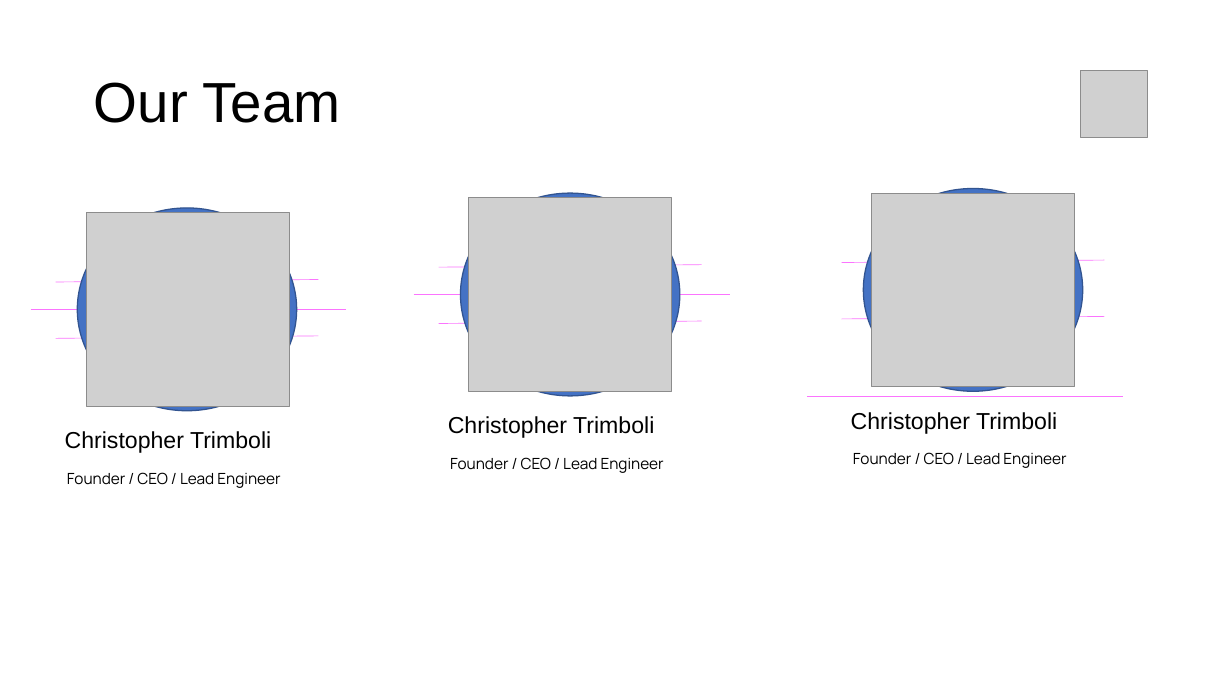
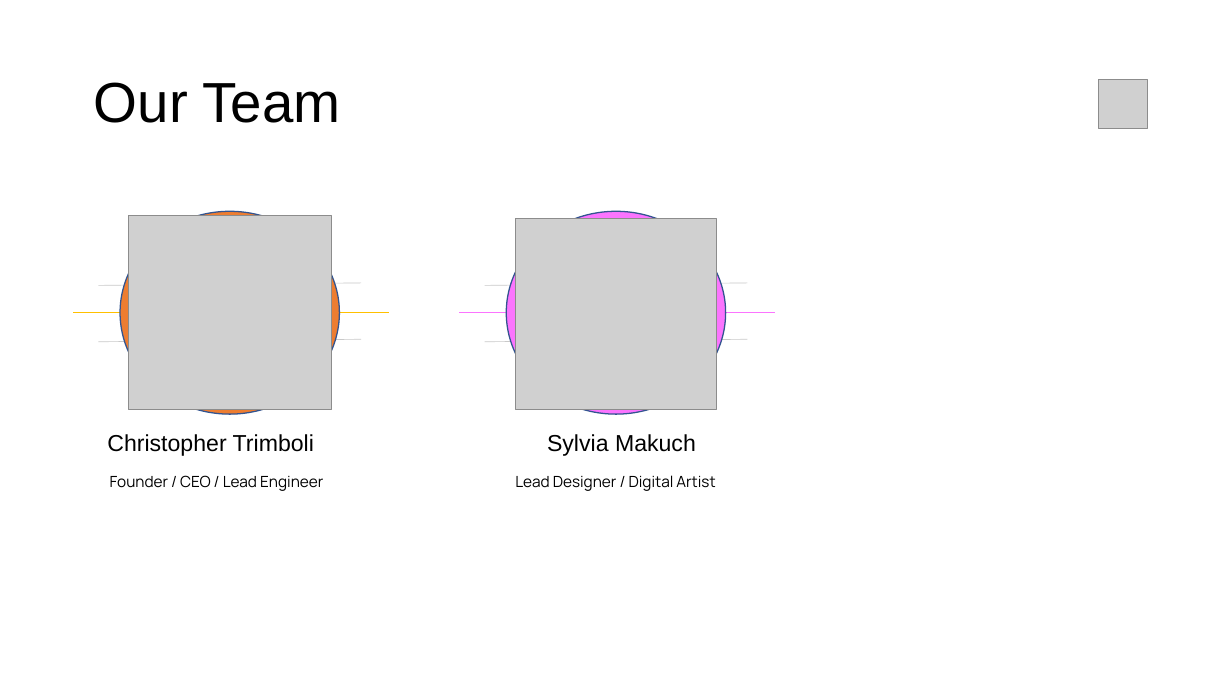
Before and after one commit to own-me/nude-pitch, a slide deck: slide 6 of own-me-pitch.pptx. Drawn at 1232x693 pixels with LibreOffice and Linux fonts; fonts in the diff are those of the drawing; grey boxes stand for pictures. Boxes give left, top, right and bottom in pixels: in the first picture for what was removed or moved away, otherwise in the second. Text is boxed around its words. In the diff, an @@ line names an element or a change of style, - is before the commit and + after.

```diff
--- a/own-me-pitch.pptx
+++ b/own-me-pitch.pptx
@@ picture: place and size @@
-picture at box(1081, 70, 1148, 137)
+picture at box(1099, 79, 1148, 128)
@@ ellipse removed at box(78, 208, 297, 410) @@
@@ ellipse removed at box(863, 189, 1082, 391) @@
@@ picture removed at box(872, 193, 1075, 387) @@
@@ picture removed at box(87, 213, 290, 407) @@
@@ ellipse at box(120, 212, 339, 414): fill #4472C4 to #ED7D31 @@
@@ ellipse added at box(506, 212, 726, 414), fill #FB74FE, outline #325491 1 pt @@
@@ picture added at box(516, 219, 716, 410) @@
@@ line removed from (842, 262) to (1104, 260) @@
@@ line removed from (55, 282) to (319, 280) @@
@@ line (98, 286) - (361, 283): stroke #FB74FE 0.5 pt to #C9C9C9 0.5 pt @@
@@ line added from (484, 286) to (748, 283), #C9C9C9 0.5 pt @@
@@ line removed from (30, 310) to (347, 310) @@
@@ line moved from (414, 295) - (730, 295) to (73, 312) - (389, 312) @@
@@ line (73, 312) - (389, 312): stroke #FB74FE 0.5 pt to #FFC000 1 pt @@
@@ line added from (459, 312) to (775, 312), #FB74FE 1 pt @@
@@ line removed from (842, 319) to (1104, 316) @@
@@ line removed from (55, 338) to (319, 336) @@
@@ 2 lines, 1 picture, 1 text, 1 ellipse: place and size @@
-2 lines, 1 picture, 1 text, 1 ellipse at box(439, 193, 701, 473)
+2 lines, 1 picture, 1 text, 1 ellipse at box(98, 212, 361, 491)
@@ line (98, 342) - (361, 339): stroke #FB74FE 0.5 pt to #C9C9C9 0.5 pt @@
@@ line added from (484, 342) to (748, 339), #C9C9C9 0.5 pt @@
@@ line removed from (808, 396) to (1124, 396) @@
@@ text removed at box(851, 412, 1057, 434) @@
-Christopher Trimboli
@@ text removed at box(65, 431, 271, 453) @@
-Christopher Trimboli
@@ text "Christopher Trimboli": place and size @@
-text "Christopher Trimboli" at box(448, 416, 654, 438)
+text "Christopher Trimboli" at box(107, 434, 314, 456)
@@ text added at box(547, 434, 696, 456), 18 pt, text #000000 @@
+Sylvia Makuch
@@ text removed at box(67, 472, 280, 488) @@
-Founder / CEO / Lead Engineer
@@ text added at box(515, 475, 715, 491), 12 pt, text #000000 @@
+Lead Designer / Digital Artist
@@ text removed at box(853, 452, 1066, 468) @@
-Founder / CEO / Lead Engineer
```
Also in this commit, not shown: 3 other slides changed, 1 slide added, 1 slide removed.
